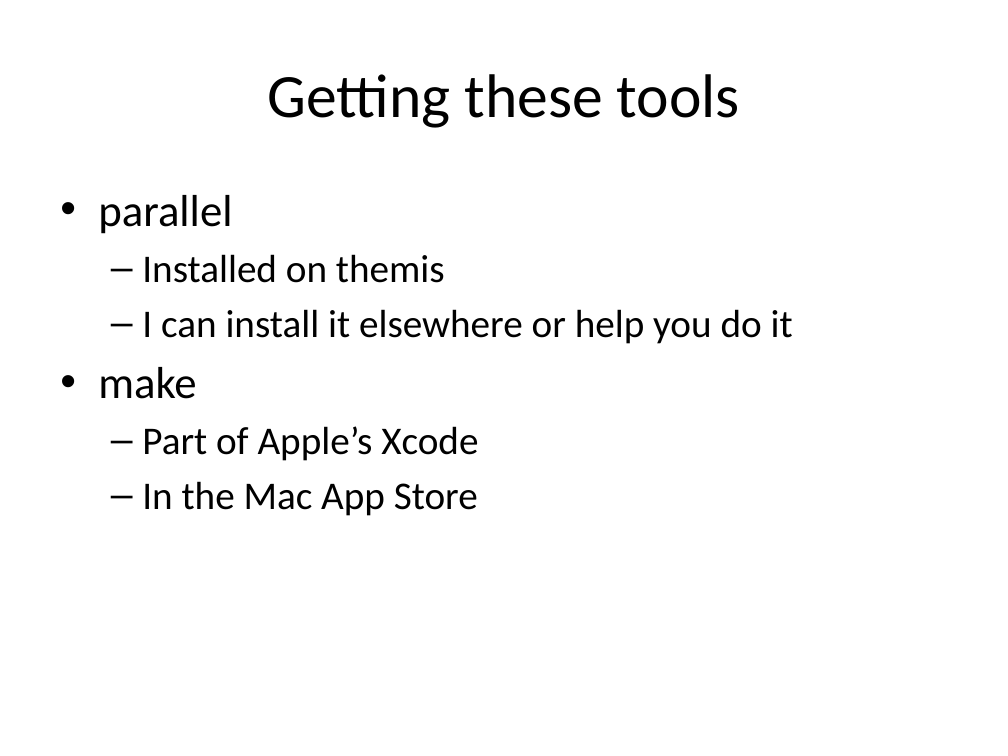
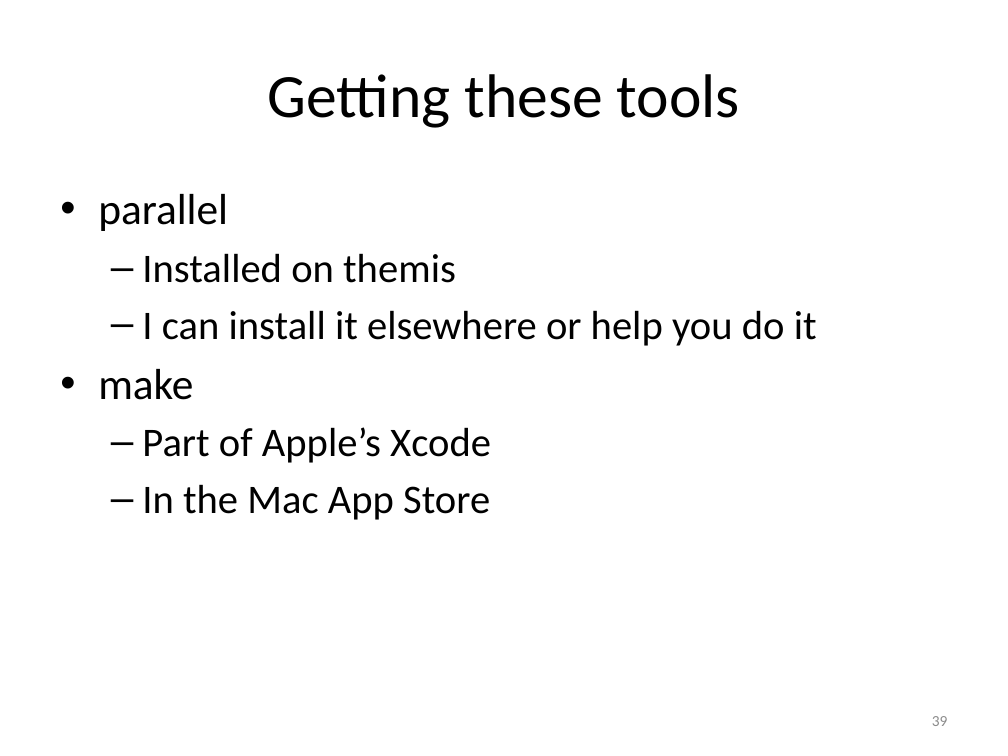
Before and after one commit to tsibley/Workflows-and-Parallel-Processing, a slide deck: slide 39 of CBG-2014-05-21.pptx. Drawn at 1008x756 pixels with LibreOffice and Linux fonts; fonts in the diff are those of the drawing. Boxes give left, top, right and bottom in pixels: in the first picture for what was removed or moved away, otherwise in the second. Text is boxed around its words. In the diff, an @@ line names an element or a change of style, - is before the commit and + after.

Commit message:
Fix mis-formatting I introduced in the last change
The font size didn't stay the same between slides on the last parallel
example, causing a jarring shift.

```diff
--- a/CBG-2014-05-21.pptx
+++ b/CBG-2014-05-21.pptx
@@ text "parallel" at (x1=98, y1=194, x2=817, y2=520): size 32 to 31 pt in "parallel", "make"; size 28 to 29 pt in "Installed on themis", "I can install it elsewhere or help ...", "Part of Apple’s Xcode", "In the Mac App Store"; indent changed @@
@@ page number added at (x1=932, y1=716, x2=948, y2=726), 11 pt, text #8C8C8C @@
+39
```
Also in this commit, not shown: 43 other slides changed, 1 slide added, 1 slide removed.
